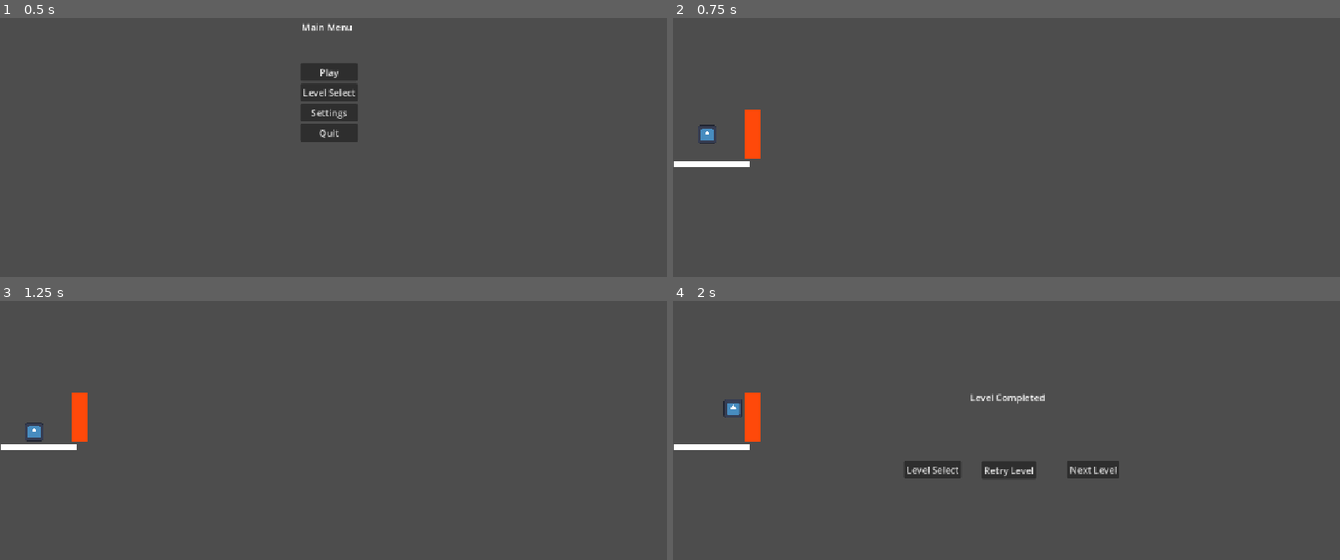
Above: before the commit, frames 1-4 (two rows, left to right).
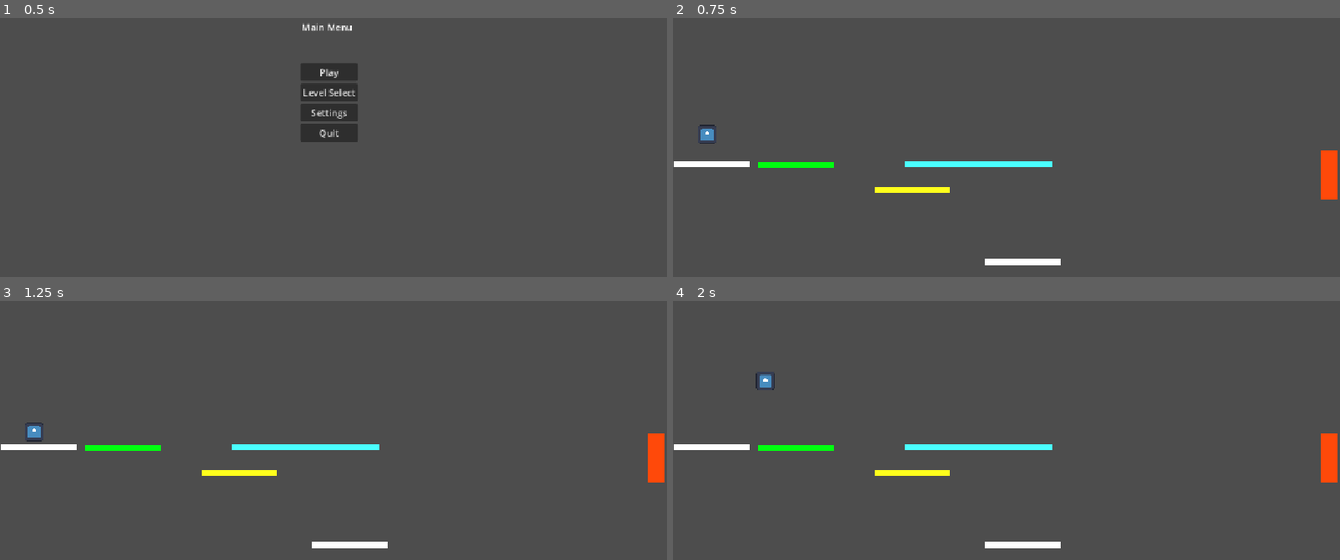
Above: after the commit, the same moments.

Repository: Cayuga007/summer-summit-2026
Game: Godot game, scene res://UI/Main_menu.tscn
Two runs of this game, one before a commit and one after it. Both use one fixed random seed, a clock stepped at 60 frames per second and the inputs below. The engine's default icon, where the game draws it, is replaced by a stand-in: a white triangle on a blue panel in a dark square.
Inputs:
- Up to frame 1 (0.5 s): no input
- Up to frame 2 (0.75 s): click "Play" at 0.5 s
- Up to frame 3 (1.25 s): no input
- Up to frame 4 (2 s): tap Enter (ui_accept) at 1.25, 1.35 s; hold D (right) from 1.28 s (still down); tap Space (jump) at 1.52, 1.55, 1.82 s

Frame 1 is identical in both runs. In frame 2, 2.2% of the frame differs, in the area x 10-100%, y 35-96%; in frame 3, 2.2%; in frame 4, 4.0%, in the area x 7-100%, y 27-96%.

Commit message:
Implemented platforms
Added Ice, and Jump pad. gravity is work in prog

Diff:
--- a/Levels/Level_1.tscn
+++ b/Levels/Level_1.tscn
@@ -1,40 +1,56 @@
-[gd_scene load_steps=7 format=3 uid="uid://ba7m8a545g0od"]
+[gd_scene format=3 uid="uid://ba7m8a545g0od"]
 
 [ext_resource type="PackedScene" uid="uid://32q6t44ytub2" path="res://Player.tscn" id="1_ka50d"]
 [ext_resource type="Script" uid="uid://bsc26vk53x34t" path="res://Scripts/level_1.gd" id="1_wsn87"]
-[ext_resource type="PackedScene" uid="uid://cm2yksx2t35f0" path="res://platform.tscn" id="2_8a5oj"]
+[ext_resource type="PackedScene" uid="uid://cm2yksx2t35f0" path="res://platforms/platform.tscn" id="2_8a5oj"]
 [ext_resource type="PackedScene" uid="uid://cm1hyrx840p0x" path="res://victory_door.tscn" id="3_nl7va"]
 [ext_resource type="PackedScene" uid="uid://qth4natevc18" path="res://UI/Level_completed.tscn" id="4_waoec"]
+[ext_resource type="PackedScene" uid="uid://ctkv5jhw68uc0" path="res://platforms/IcePlatform.tscn" id="6_ntpbt"]
+[ext_resource type="PackedScene" uid="uid://cf5u6dpgh3adc" path="res://platforms/JumpPlatform.tscn" id="7_43ny2"]
+[ext_resource type="PackedScene" uid="uid://3x3t13qaswo7" path="res://platforms/GravityPlatform.tscn" id="8_uq0sc"]
 
 [sub_resource type="WorldBoundaryShape2D" id="WorldBoundaryShape2D_8a5oj"]
 
-[node name="Level_1" type="Node2D"]
+[node name="Level_1" type="Node2D" unique_id=57220166]
 script = ExtResource("1_wsn87")
 
-[node name="LevelCompleted" parent="." instance=ExtResource("4_waoec")]
+[node name="LevelCompleted" parent="." unique_id=1998881133 instance=ExtResource("4_waoec")]
 
-[node name="Camera2D" type="Camera2D" parent="."]
+[node name="Camera2D" type="Camera2D" parent="." unique_id=1819212034]
 position = Vector2(1151, 258)
 zoom = Vector2(0.5, 0.5)
 
-[node name="Player" parent="." instance=ExtResource("1_ka50d")]
+[node name="Player" parent="." unique_id=1546855037 instance=ExtResource("1_ka50d")]
 position = Vector2(117, 99)
 
-[node name="Platform" parent="." instance=ExtResource("2_8a5oj")]
+[node name="Platform" parent="." unique_id=870433869 instance=ExtResource("2_8a5oj")]
 position = Vector2(133.00006, 214)
 
-[node name="Wall" type="StaticBody2D" parent="."]
+[node name="Platform3" parent="." unique_id=1487216132 instance=ExtResource("2_8a5oj")]
+position = Vector2(1206.0001, 551)
+
+[node name="Wall" type="StaticBody2D" parent="." unique_id=1065250732]
 rotation = 1.5707964
 
-[node name="CollisionShape2D" type="CollisionShape2D" parent="Wall"]
+[node name="CollisionShape2D" type="CollisionShape2D" parent="Wall" unique_id=1171622603]
 position = Vector2(290, 1.9999876)
 shape = SubResource("WorldBoundaryShape2D_8a5oj")
 
-[node name="Floor" type="StaticBody2D" parent="."]
+[node name="Floor" type="StaticBody2D" parent="." unique_id=905060382]
 
-[node name="CollisionShape2D" type="CollisionShape2D" parent="Floor"]
+[node name="CollisionShape2D" type="CollisionShape2D" parent="Floor" unique_id=2004289120]
 position = Vector2(4, 644)
 shape = SubResource("WorldBoundaryShape2D_8a5oj")
 
-[node name="VictoryDoor" parent="." instance=ExtResource("3_nl7va")]
-position = Vector2(274, 110)
+[node name="VictoryDoor" parent="." unique_id=619035289 instance=ExtResource("3_nl7va")]
+position = Vector2(2267, 249)
+
+[node name="IcePlatform" parent="." unique_id=1287491701 instance=ExtResource("6_ntpbt")]
+position = Vector2(1054, 212)
+scale = Vector2(25.320004, 1)
+
+[node name="Platform2" parent="." unique_id=1123089830 instance=ExtResource("7_43ny2")]
+position = Vector2(825, 304)
+
+[node name="GravityPlatform" parent="." unique_id=1574595770 instance=ExtResource("8_uq0sc")]
+position = Vector2(424, 216)
--- a/Levels/Level_2.tscn
+++ b/Levels/Level_2.tscn
@@ -1,10 +1,11 @@
-[gd_scene load_steps=7 format=3 uid="uid://q2hhm76m87j0"]
+[gd_scene format=3 uid="uid://q2hhm76m87j0"]
 
 [ext_resource type="Script" uid="uid://bsc26vk53x34t" path="res://Scripts/level_1.gd" id="1_7ubt2"]
 [ext_resource type="PackedScene" uid="uid://qth4natevc18" path="res://UI/Level_completed.tscn" id="2_tfynm"]
 [ext_resource type="PackedScene" uid="uid://32q6t44ytub2" path="res://Player.tscn" id="3_vb2uo"]
-[ext_resource type="PackedScene" uid="uid://cm2yksx2t35f0" path="res://platform.tscn" id="4_dbc5v"]
+[ext_resource type="PackedScene" uid="uid://cm2yksx2t35f0" path="res://platforms/platform.tscn" id="4_dbc5v"]
 [ext_resource type="PackedScene" uid="uid://cm1hyrx840p0x" path="res://victory_door.tscn" id="5_t5q4t"]
+
 
 [sub_resource type="WorldBoundaryShape2D" id="WorldBoundaryShape2D_8a5oj"]
 
--- a/Levels/Level_3.tscn
+++ b/Levels/Level_3.tscn
@@ -1,10 +1,11 @@
-[gd_scene load_steps=7 format=3 uid="uid://3pxu1s44jlxk"]
+[gd_scene format=3 uid="uid://3pxu1s44jlxk"]
 
 [ext_resource type="Script" uid="uid://bsc26vk53x34t" path="res://Scripts/level_1.gd" id="1_67bi5"]
 [ext_resource type="PackedScene" uid="uid://qth4natevc18" path="res://UI/Level_completed.tscn" id="2_usv5v"]
 [ext_resource type="PackedScene" uid="uid://32q6t44ytub2" path="res://Player.tscn" id="3_aig73"]
-[ext_resource type="PackedScene" uid="uid://cm2yksx2t35f0" path="res://platform.tscn" id="4_c0thm"]
+[ext_resource type="PackedScene" uid="uid://cm2yksx2t35f0" path="res://platforms/platform.tscn" id="4_c0thm"]
 [ext_resource type="PackedScene" uid="uid://cm1hyrx840p0x" path="res://victory_door.tscn" id="5_fwchg"]
+
 
 [sub_resource type="WorldBoundaryShape2D" id="WorldBoundaryShape2D_8a5oj"]
 
--- a/Levels/Level_4.tscn
+++ b/Levels/Level_4.tscn
@@ -1,10 +1,11 @@
-[gd_scene load_steps=7 format=3 uid="uid://dapars5hmibjo"]
+[gd_scene format=3 uid="uid://dapars5hmibjo"]
 
 [ext_resource type="Script" uid="uid://bsc26vk53x34t" path="res://Scripts/level_1.gd" id="1_7hq0g"]
 [ext_resource type="PackedScene" uid="uid://qth4natevc18" path="res://UI/Level_completed.tscn" id="2_gxrhw"]
 [ext_resource type="PackedScene" uid="uid://32q6t44ytub2" path="res://Player.tscn" id="3_a03ay"]
-[ext_resource type="PackedScene" uid="uid://cm2yksx2t35f0" path="res://platform.tscn" id="4_8525h"]
+[ext_resource type="PackedScene" uid="uid://cm2yksx2t35f0" path="res://platforms/platform.tscn" id="4_8525h"]
 [ext_resource type="PackedScene" uid="uid://cm1hyrx840p0x" path="res://victory_door.tscn" id="5_xlqhf"]
+
 
 [sub_resource type="WorldBoundaryShape2D" id="WorldBoundaryShape2D_8a5oj"]
 
--- /dev/null
+++ b/Scripts/PlayerVariables.gd
@@ -0,0 +1,26 @@
+extends Node
+
+# Core movement — change these anytime; the player reads them live.
+var speed := 300.0
+var jump_velocity := -600.0
+
+# Normal ground: snappy start and stop.
+var acceleration := 4000.0
+var friction := 4000.0
+
+# ICE PLATFORM
+# Ice: slow to change speed, keeps sliding, can build a bit extra momentum.
+var ice_speed := 400.0
+var ice_acceleration := 800.0
+var ice_friction := 200.0
+
+# Air: keep ice momentum, still allow some steering.
+var air_acceleration := 1500.0
+var air_friction := 200.0
+
+# JUMP PLATFORM
+# More negative = higher bounce. Same value every launch, so height stays constant.
+var bounce_velocity := -800.0
+
+#GRAVITY PLATFORM
+var flip_gravity := -1
--- /dev/null
+++ b/Scripts/gravity_platform.gd
@@ -0,0 +1,13 @@
+extends StaticBody2D
+
+
+
+
+func _on_area_2d_body_entered(body: Node2D) -> void:
+	pass # Replace with function body.
+
+
+
+
+func _on_area_2d_body_exited(body: Node2D) -> void:
+	pass # Replace with function body.
--- /dev/null
+++ b/Scripts/ice_platform.gd
@@ -0,0 +1,11 @@
+extends StaticBody2D
+
+
+func _on_area_2d_body_entered(body: Node2D) -> void:
+	if body.is_in_group("Player") and body.has_method("enter_ice"):
+		body.enter_ice()
+
+
+func _on_area_2d_body_exited(body: Node2D) -> void:
+	if body.is_in_group("Player") and body.has_method("exit_ice"):
+		body.exit_ice()
--- /dev/null
+++ b/Scripts/jump_platform.gd
@@ -0,0 +1,11 @@
+extends StaticBody2D
+
+
+func _on_area_2d_body_entered(body: Node2D) -> void:
+	if body.is_in_group("Player") and body.has_method("enter_bounce"):
+		body.enter_bounce()
+
+
+func _on_area_2d_body_exited(body: Node2D) -> void:
+	if body.is_in_group("Player") and body.has_method("exit_bounce"):
+		body.exit_bounce()
--- a/platform.tscn
+++ /dev/null
@@ -1,15 +0,0 @@
-[gd_scene load_steps=3 format=3 uid="uid://cm2yksx2t35f0"]
-
-[sub_resource type="RectangleShape2D" id="RectangleShape2D_5ajho"]
-
-[sub_resource type="BoxMesh" id="BoxMesh_mi635"]
-
-[node name="Platform" type="StaticBody2D"]
-scale = Vector2(13, 1)
-
-[node name="CollisionShape2D" type="CollisionShape2D" parent="."]
-shape = SubResource("RectangleShape2D_5ajho")
-
-[node name="MeshInstance2D" type="MeshInstance2D" parent="."]
-scale = Vector2(20, 20)
-mesh = SubResource("BoxMesh_mi635")
--- /dev/null
+++ b/platforms/GravityPlatform.tscn
@@ -0,0 +1,32 @@
+[gd_scene format=3 uid="uid://3x3t13qaswo7"]
+
+[ext_resource type="Script" uid="uid://w3j2k1hy1uyi" path="res://Scripts/gravity_platform.gd" id="1_621p3"]
+
+[sub_resource type="RectangleShape2D" id="RectangleShape2D_1v8no"]
+size = Vector2(20, 23)
+
+[sub_resource type="RectangleShape2D" id="RectangleShape2D_5ajho"]
+
+[sub_resource type="BoxMesh" id="BoxMesh_mi635"]
+
+[node name="GravityPlatform" type="StaticBody2D" unique_id=1487216132]
+modulate = Color(0, 1, 0.5764706, 1)
+scale = Vector2(13, 1)
+script = ExtResource("1_621p3")
+
+[node name="Area2D" type="Area2D" parent="." unique_id=1910353142]
+
+[node name="CollisionShape2D" type="CollisionShape2D" parent="Area2D" unique_id=109906355]
+position = Vector2(0, -1.5)
+shape = SubResource("RectangleShape2D_1v8no")
+
+[node name="CollisionShape2D" type="CollisionShape2D" parent="." unique_id=282006335]
+shape = SubResource("RectangleShape2D_5ajho")
+
+[node name="MeshInstance2D" type="MeshInstance2D" parent="." unique_id=2135289451]
+modulate = Color(1, 1, 0.10980392, 1)
+scale = Vector2(20, 20)
+mesh = SubResource("BoxMesh_mi635")
+
+[connection signal="body_entered" from="Area2D" to="." method="_on_area_2d_body_entered"]
+[connection signal="body_exited" from="Area2D" to="." method="_on_area_2d_body_exited"]
--- /dev/null
+++ b/platforms/IcePlatform.tscn
@@ -0,0 +1,31 @@
+[gd_scene format=3 uid="uid://ctkv5jhw68uc0"]
+
+[ext_resource type="Script" uid="uid://wu3xlcevoe00" path="res://Scripts/ice_platform.gd" id="1_7q2t7"]
+
+[sub_resource type="RectangleShape2D" id="RectangleShape2D_5ajho"]
+
+[sub_resource type="BoxMesh" id="BoxMesh_mi635"]
+
+[sub_resource type="RectangleShape2D" id="RectangleShape2D_1v8no"]
+size = Vector2(20, 23)
+
+[node name="IcePlatform" type="StaticBody2D" unique_id=1287491701]
+modulate = Color(0.2901961, 1, 1, 1)
+scale = Vector2(27.92, 1)
+script = ExtResource("1_7q2t7")
+
+[node name="CollisionShape2D" type="CollisionShape2D" parent="." unique_id=117430617]
+shape = SubResource("RectangleShape2D_5ajho")
+
+[node name="MeshInstance2D" type="MeshInstance2D" parent="." unique_id=362814123]
+scale = Vector2(20, 20)
+mesh = SubResource("BoxMesh_mi635")
+
+[node name="Area2D" type="Area2D" parent="." unique_id=410504733]
+
+[node name="CollisionShape2D" type="CollisionShape2D" parent="Area2D" unique_id=1900512911]
+position = Vector2(0, -1.5)
+shape = SubResource("RectangleShape2D_1v8no")
+
+[connection signal="body_entered" from="Area2D" to="." method="_on_area_2d_body_entered"]
+[connection signal="body_exited" from="Area2D" to="." method="_on_area_2d_body_exited"]
--- /dev/null
+++ b/platforms/JumpPlatform.tscn
@@ -0,0 +1,31 @@
+[gd_scene format=3 uid="uid://cf5u6dpgh3adc"]
+
+[ext_resource type="Script" uid="uid://co4nr1wrjd3t7" path="res://Scripts/jump_platform.gd" id="1_bounce"]
+
+[sub_resource type="RectangleShape2D" id="RectangleShape2D_1v8no"]
+size = Vector2(20, 23)
+
+[sub_resource type="RectangleShape2D" id="RectangleShape2D_5ajho"]
+
+[sub_resource type="BoxMesh" id="BoxMesh_mi635"]
+
+[node name="JumpPlatform" type="StaticBody2D" unique_id=1487216132]
+scale = Vector2(13, 1)
+script = ExtResource("1_bounce")
+
+[node name="Area2D" type="Area2D" parent="." unique_id=1910353142]
+
+[node name="CollisionShape2D" type="CollisionShape2D" parent="Area2D" unique_id=109906355]
+position = Vector2(0, -1.5)
+shape = SubResource("RectangleShape2D_1v8no")
+
+[node name="CollisionShape2D" type="CollisionShape2D" parent="." unique_id=282006335]
+shape = SubResource("RectangleShape2D_5ajho")
+
+[node name="MeshInstance2D" type="MeshInstance2D" parent="." unique_id=2135289451]
+modulate = Color(1, 1, 0.10980392, 1)
+scale = Vector2(20, 20)
+mesh = SubResource("BoxMesh_mi635")
+
+[connection signal="body_entered" from="Area2D" to="." method="_on_area_2d_body_entered"]
+[connection signal="body_exited" from="Area2D" to="." method="_on_area_2d_body_exited"]
--- /dev/null
+++ b/platforms/platform.tscn
@@ -0,0 +1,15 @@
+[gd_scene format=3 uid="uid://cm2yksx2t35f0"]
+
+[sub_resource type="RectangleShape2D" id="RectangleShape2D_5ajho"]
+
+[sub_resource type="BoxMesh" id="BoxMesh_mi635"]
+
+[node name="Platform" type="StaticBody2D" unique_id=1487216132]
+scale = Vector2(13, 1)
+
+[node name="CollisionShape2D" type="CollisionShape2D" parent="." unique_id=282006335]
+shape = SubResource("RectangleShape2D_5ajho")
+
+[node name="MeshInstance2D" type="MeshInstance2D" parent="." unique_id=2135289451]
+scale = Vector2(20, 20)
+mesh = SubResource("BoxMesh_mi635")
--- a/player.gd
+++ b/player.gd
@@ -1,25 +1,70 @@
 extends CharacterBody2D
 
+var ice_contacts := 0
+var bounce_contacts := 0
+var gravity_contacts := 0
 
-const SPEED = 300.0
-const JUMP_VELOCITY = -400.0
+var on_ice: bool:
+	get:
+		return ice_contacts > 0
+
+var on_bounce: bool:
+	get:
+		return bounce_contacts > 0
+
+var on_gravity: bool:
+	get:
+		return gravity_contacts > 0
 
 
+func enter_ice() -> void:
+	ice_contacts += 1
+
+
+func exit_ice() -> void:
+	ice_contacts = maxi(ice_contacts - 1, 0)
+
+
+func enter_bounce() -> void:
+	bounce_contacts += 1
+
+
+func exit_bounce() -> void:
+	bounce_contacts = maxi(bounce_contacts - 1, 0)
+
+func enter_gravity() -> void:
+	gravity_contacts += 1
+
+func exit_gravity() -> void:
+	gravity_contacts = maxi(gravity_contacts - 1, 0)
+
 func _physics_process(delta: float) -> void:
-	# Add the gravity.
 	if not is_on_floor():
 		velocity += get_gravity() * delta
 
-	# Handle jump.
-	if Input.is_action_just_pressed("ui_accept") and is_on_floor():
-		velocity.y = JUMP_VELOCITY
+	if on_gravity and is_on_floor():
+		velocity.y *= PlayerVariables.flip_gravity
+	if on_bounce and (is_on_floor() or velocity.y >= 0.0):
+		velocity.y = PlayerVariables.bounce_velocity
+	elif Input.is_action_just_pressed("jump") and is_on_floor():
+		velocity.y = PlayerVariables.jump_velocity
 
-	# Get the input direction and handle the movement/deceleration.
-	# As good practice, you should replace UI actions with custom gameplay actions.
 	var direction := Input.get_axis("left", "right")
+	var target_speed := PlayerVariables.speed
+	var accel := PlayerVariables.acceleration
+	var decel := PlayerVariables.friction
+
+	if on_ice and is_on_floor():
+		target_speed = PlayerVariables.ice_speed
+		accel = PlayerVariables.ice_acceleration
+		decel = PlayerVariables.ice_friction
+	elif not is_on_floor():
+		accel = PlayerVariables.air_acceleration
+		decel = PlayerVariables.air_friction
+
 	if direction:
-		velocity.x = direction * SPEED
+		velocity.x = move_toward(velocity.x, direction * target_speed, accel * delta)
 	else:
-		velocity.x = move_toward(velocity.x, 0, SPEED)
+		velocity.x = move_toward(velocity.x, 0, decel * delta)
 
 	move_and_slide()
--- a/project.godot
+++ b/project.godot
@@ -22,6 +22,7 @@
 [autoload]
 
 LevelManager="*res://Scripts/Level_manager.gd"
+PlayerVariables="*uid://sli8dx076pjj"
 
 [display]
 
Not shown, added: Scripts/PlayerVariables.gd.uid
Not shown, added: Scripts/gravity_platform.gd.uid
Not shown, added: Scripts/ice_platform.gd.uid
Not shown, added: Scripts/jump_platform.gd.uid
